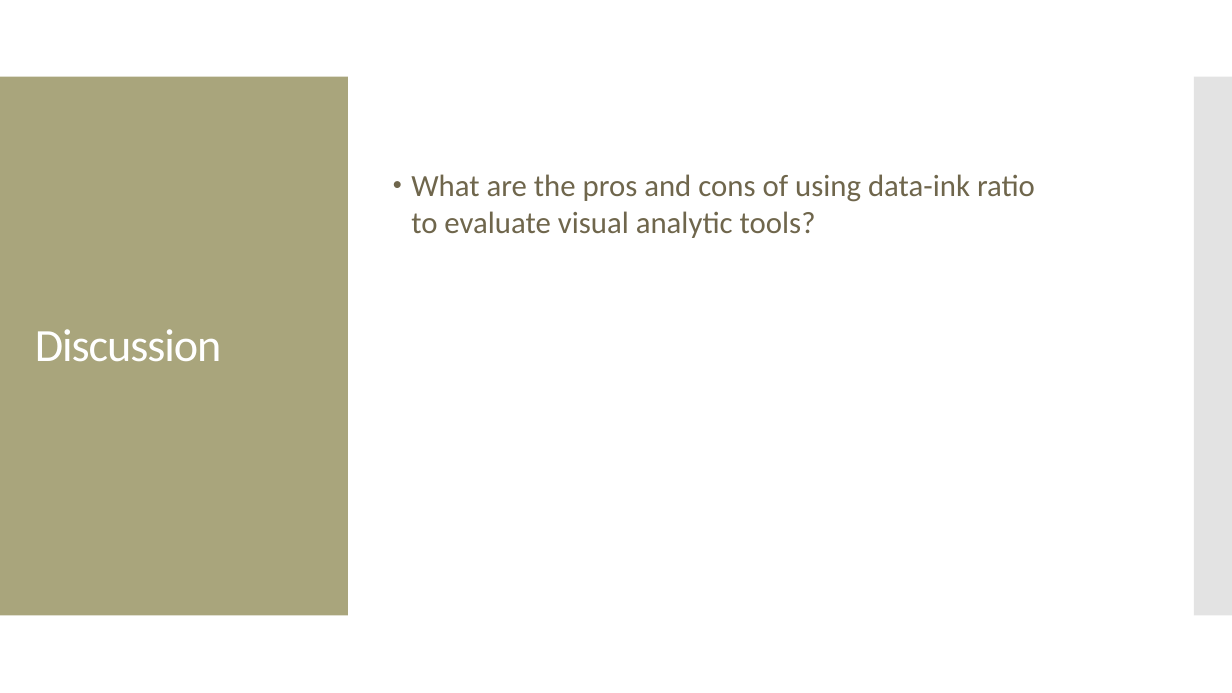
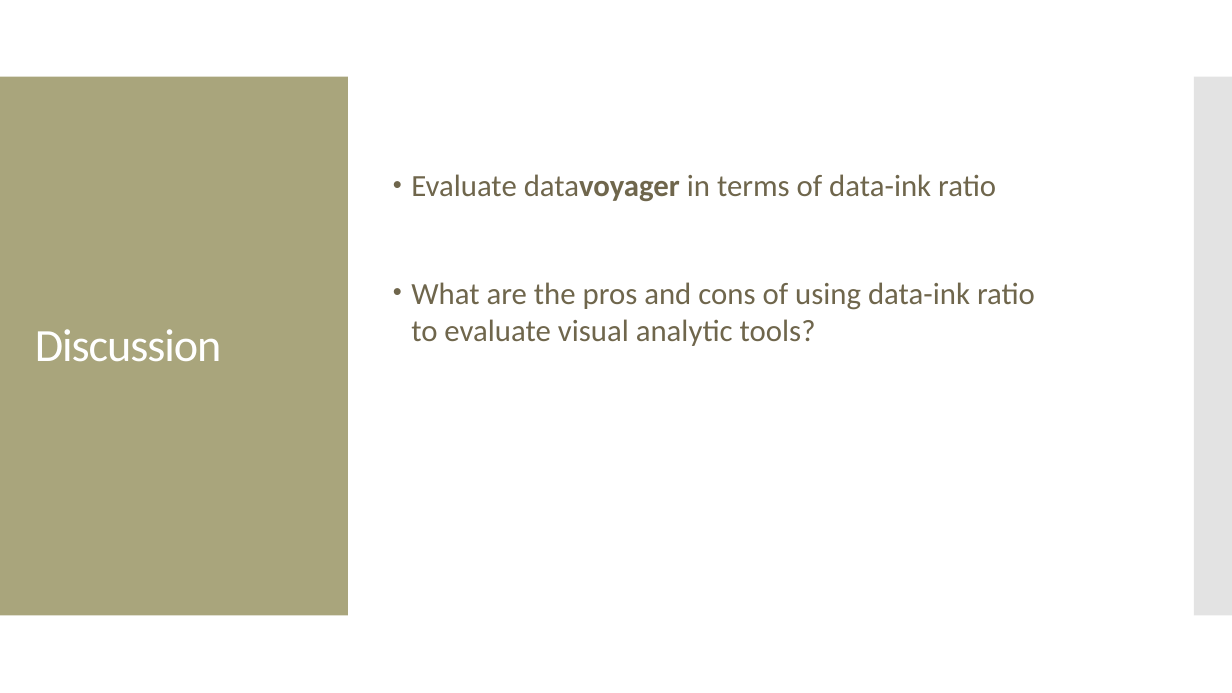
Before and after one commit to amosca01/SDS-CS235, a slide deck: slide 9 of slides/12-evaluation.pptx (slide 7 before the commit). Drawn at 1232x693 pixels with LibreOffice and Linux fonts; fonts in the diff are those of the drawing. Boxes give left, top, right and bottom in pixels: in the first picture for what was removed or moved away, otherwise in the second. Text is boxed around its words. In the diff, an @@ line names an element or a change of style, - is before the commit and + after.

```diff
--- a/slides/12-evaluation.pptx
+++ b/slides/12-evaluation.pptx
@@ text at (411,174,996,201): paragraph added @@
+• Evaluate datavoyager in terms of data-ink ratio
```
Also in this commit, not shown: 11 other slides changed, 10 slides added, 4 slides removed, 9 other files.
